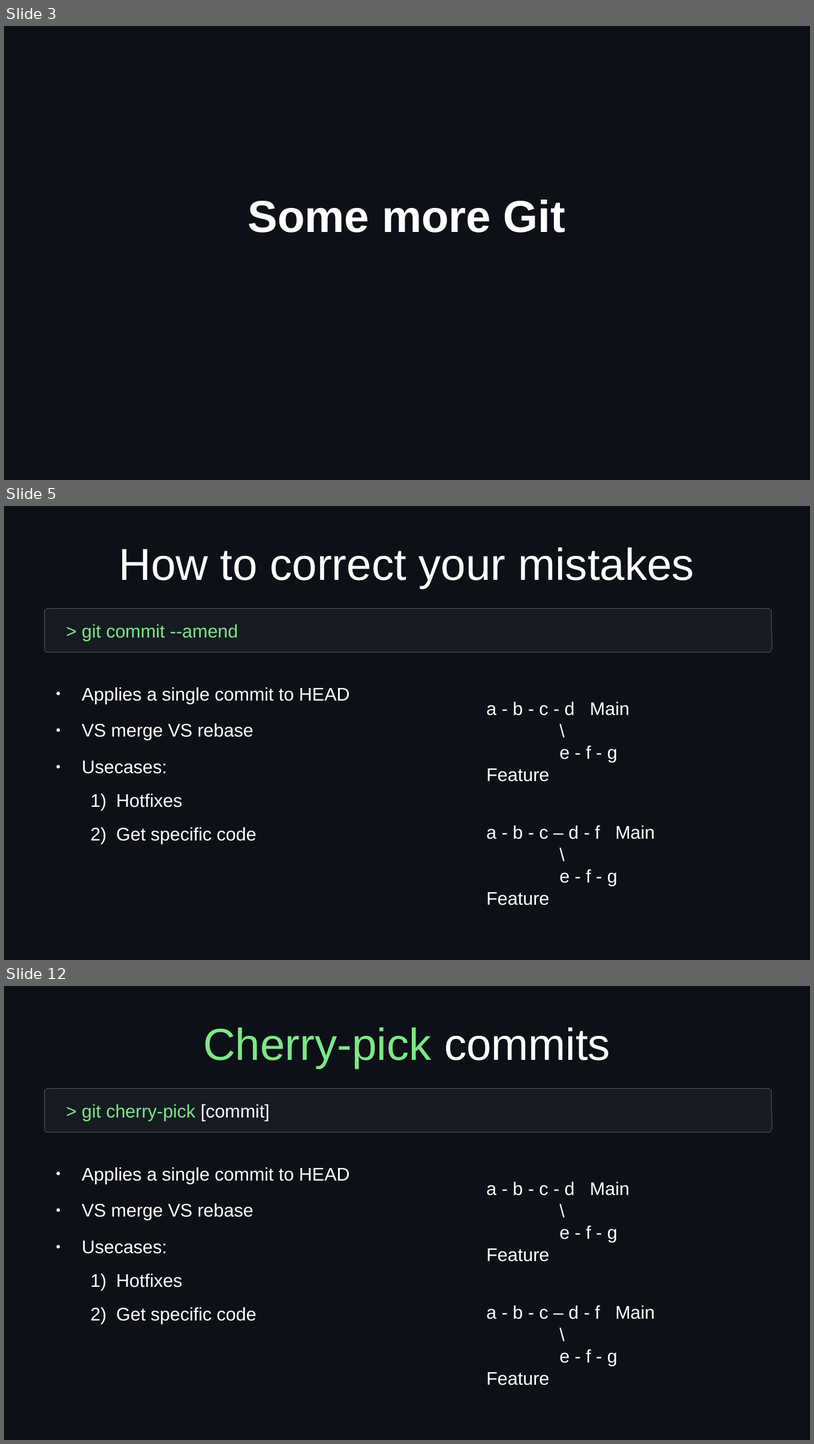
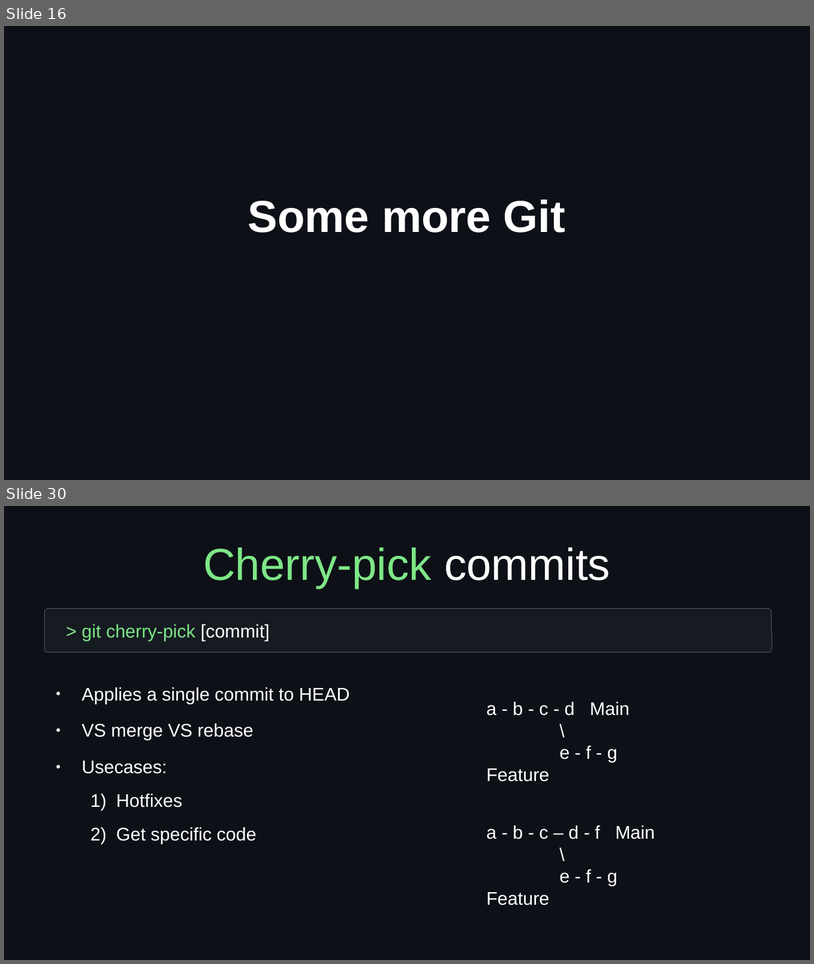
Before and after one commit to idf-io/Git-Github_Workshop, a slide deck: docs/presentation_day2_git-and-github.odp. Shown one above the other, each under a label of ours: slides 3, 5 and 12 before the commit, slides 16 and 30 after it; the slides between them are not shown. The pictures are 814x1444 and 814x964 pixels, drawn with LibreOffice and Linux fonts; fonts in the diff are those of the drawing. Boxes give left, top, right and bottom in pixels: in the first picture for what was removed or moved away, otherwise in the second. Text is boxed around its words. In the diff, an @@ line names an element or a change of style, - is before the commit and + after.

```diff
--- a/docs/presentation_day2_git-and-github.odp
+++ b/docs/presentation_day2_git-and-github.odp
@@ slide 5 removed at <box>4,506,810,960</box>, background #0D1117 @@
@@ title removed at <box>119,547,695,588</box> @@
-How to correct your mistakes
@@ rounded rectangle removed at <box>44,609,773,652</box> @@
@@ text removed at <box>82,624,238,641</box> @@
-> git commit --amend
@@ text removed at <box>82,687,350,843</box> @@
-● Applies a single commit to HEAD
-● VS merge VS rebase
-● Usecases:
-  1) Hotfixes
-  2) Get specific code
@@ text removed at <box>486,702,630,781</box> @@
-a - b - c - d Main
-\
-e - f - g Feature
@@ text removed at <box>486,825,655,886</box> @@
-a - b - c – d - f Main
-\
-e - f - g Feature
@@ what was slide 3 is now slide 16 @@
@@ what was slide 12 is now slide 30 @@
```
Also in this commit, not shown: 7 slides changed, 19 slides added, 8 other slides removed.
